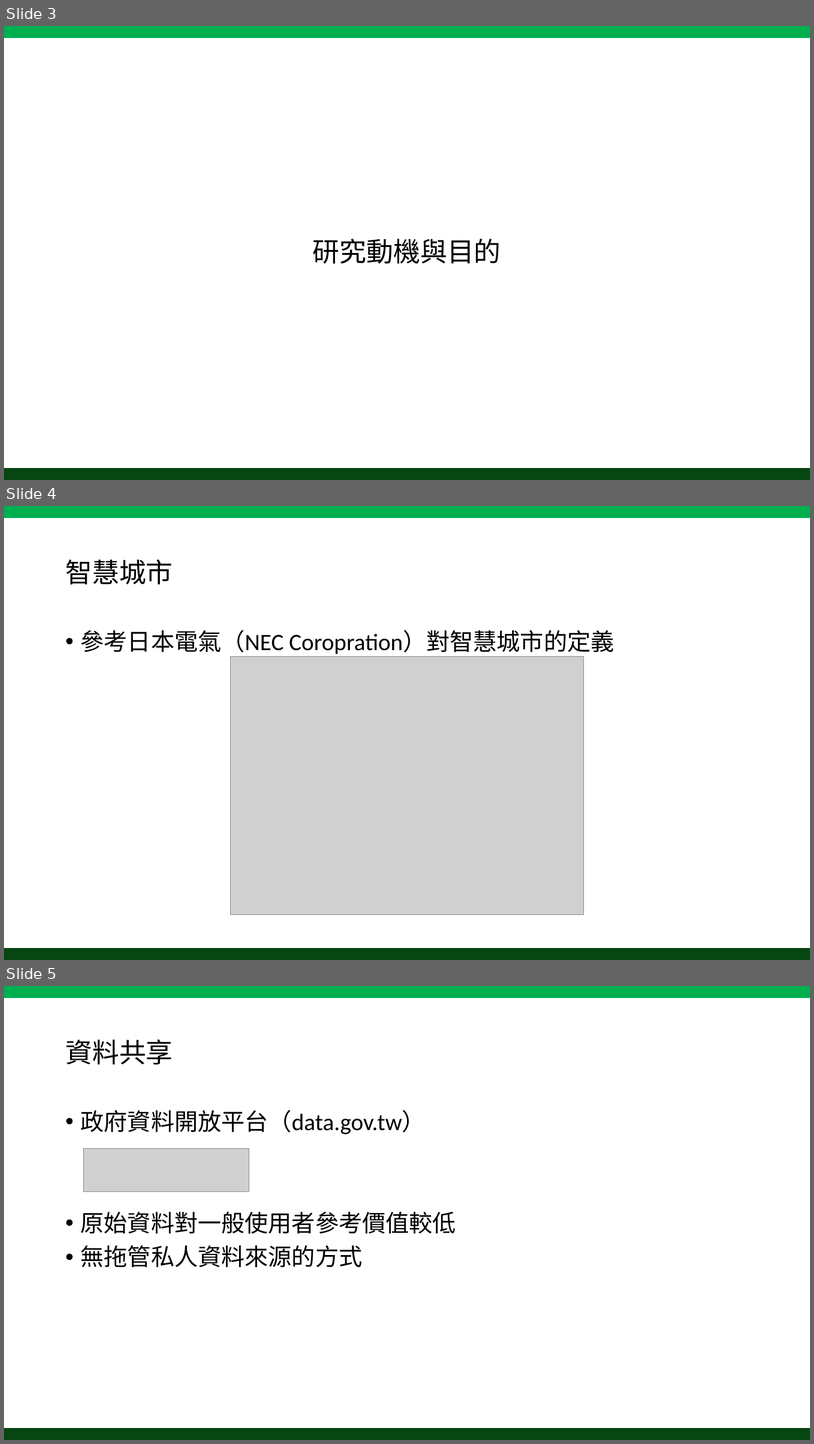
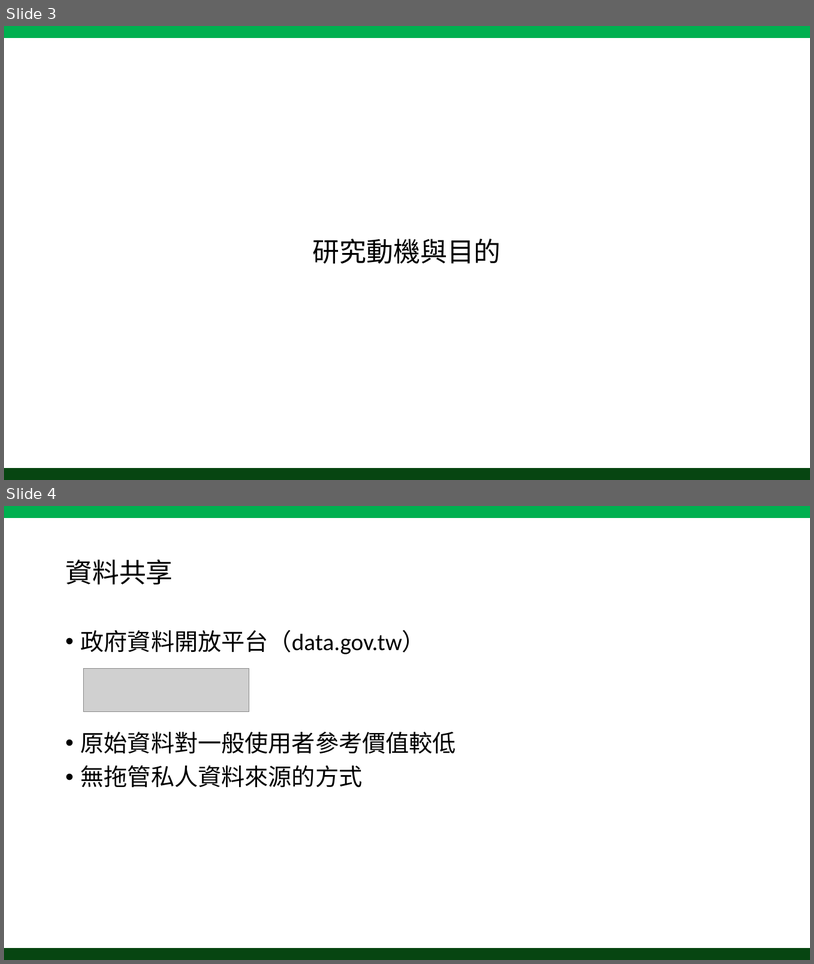
Before and after one commit to tedrong/Paper, a slide deck: Anomaly Detection and Event Alert System for IOT Integrated Management Platform.pptx. Shown one above the other, each under a label of ours: slides 3, 4 and 5 before the commit, slides 3 and 4 after it. The pictures are 814x1444 and 814x964 pixels, drawn with LibreOffice and Linux fonts; fonts in the diff are those of the drawing; grey boxes stand for pictures. Boxes give left, top, right and bottom in pixels: in the first picture for what was removed or moved away, otherwise in the second. Text is boxed around its words. In the diff, an @@ line names an element or a change of style, - is before the commit and + after.

```diff
--- a/Anomaly Detection and Event Alert System for IOT Integrated Management Platform.pptx
+++ b/Anomaly Detection and Event Alert System for IOT Integrated Management Platform.pptx
@@ slide 4 removed at <box>4,506,810,960</box>, background #FFFFFF @@
@@ rectangle removed at <box>4,506,810,518</box> @@
@@ title removed at <box>65,559,173,585</box> @@
-智慧城市
@@ text removed at <box>81,630,614,657</box> @@
-• 參考日本電氣（NEC Coropration）對智慧城市的定義
@@ picture removed at <box>231,657,584,915</box> @@
@@ rectangle removed at <box>4,948,810,960</box> @@
@@ what was slide 5 is now slide 4 @@
```
Also in this commit, not shown: 1 slide changed, 1 other slide removed.
